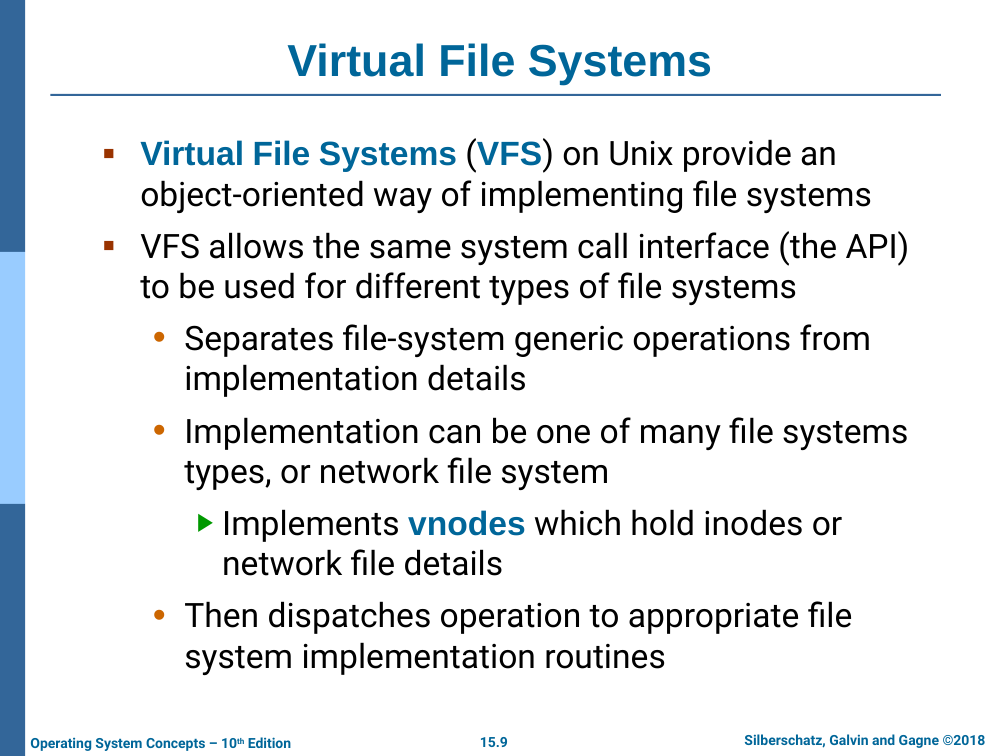
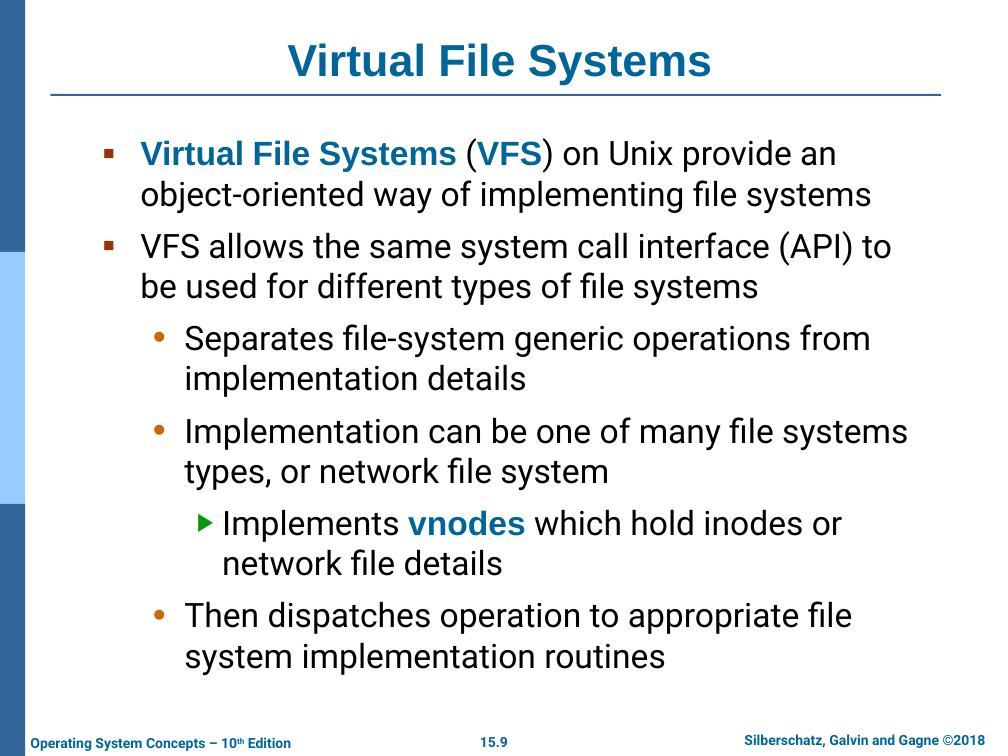
Before and after one commit to chriswjh/chriswjh.github.io, a slide deck: slide 9 of OSu/Chap15.pptx. Drawn at 1008x756 pixels with LibreOffice and Linux fonts; fonts in the diff are those of the drawing; background and template pictures are left out. Boxes give left, top, right and bottom in pixels: in the first picture for what was removed or moved away, otherwise in the second. Text is boxed around its words. In the diff, an @@ line names an element or a change of style, - is before the commit and + after.

```diff
--- a/OSu/Chap15.pptx
+++ b/OSu/Chap15.pptx
@@ text at box(140, 231, 892, 305): text changed @@
-▪ VFS allows the same system call interface (the API) to be used for different types of file systems
+▪ VFS allows the same system call interface (API) to be used for different types of file systems
```
Also in this commit, not shown: 2 other files.
